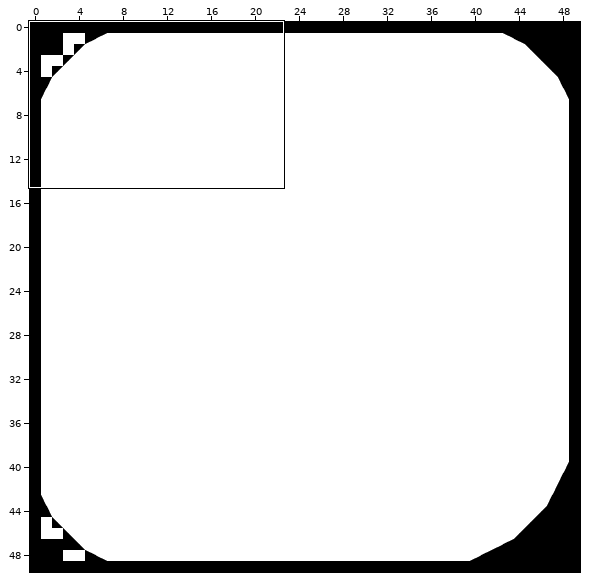
Tiled map (JSON) -- asset/Maps/TestMap002.json. The first picture is a wide view before the edit; the outline marks the close-up.
Close-up. Before the edit:
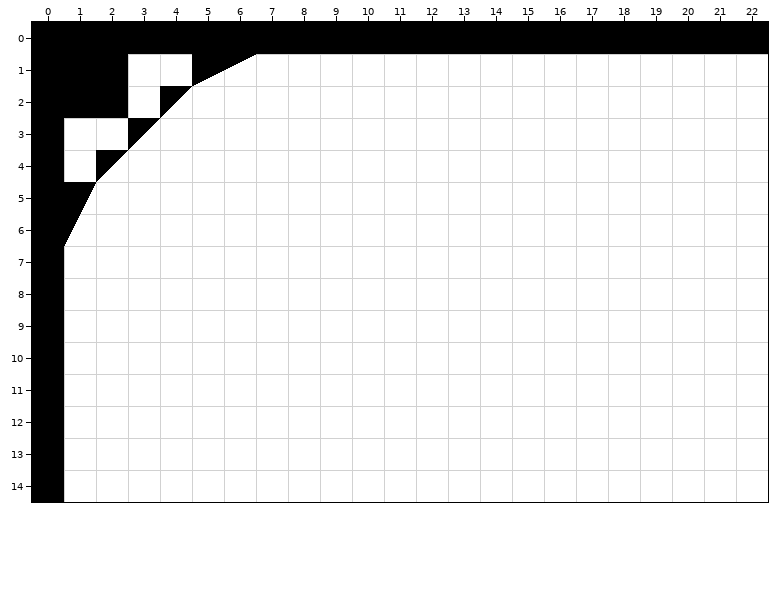
Cells are 32x32 px. Shown: x 0..22, y 0..14. The commit also changed other parts of the map, which this record leaves out.
And afterwards:
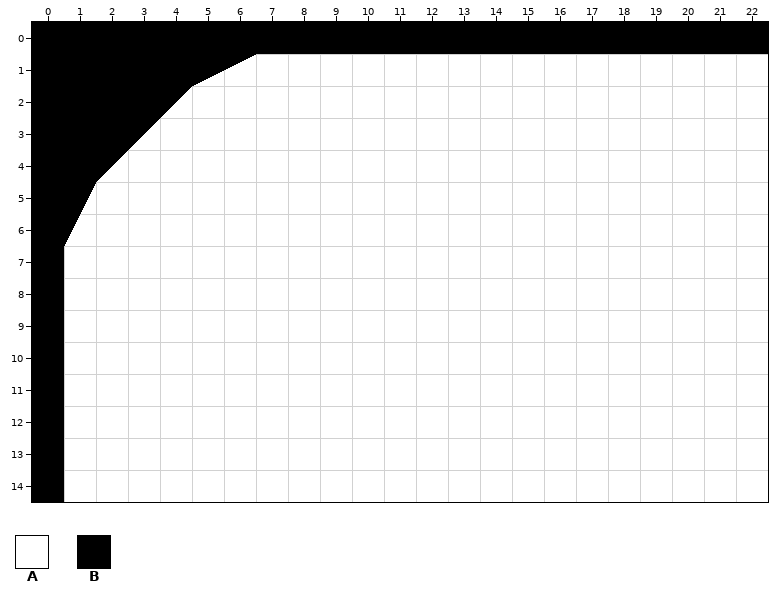
Key: from "Shapes": A 0, B 1.
_ is an empty cell.
Changes in this commit:
{"where": "layer \"Tile Layer 1\""}
{"y":1,"x":3,"old":"AA","new":"BB"}
{"y":2,"x":3,"old":"A","new":"B"}
{"y":3,"x":1,"old":"AA","new":"BB"}
{"y":4,"x":1,"old":"A","new":"B"}
{"label":"changed","picture_box":[64,54,192,182]}
